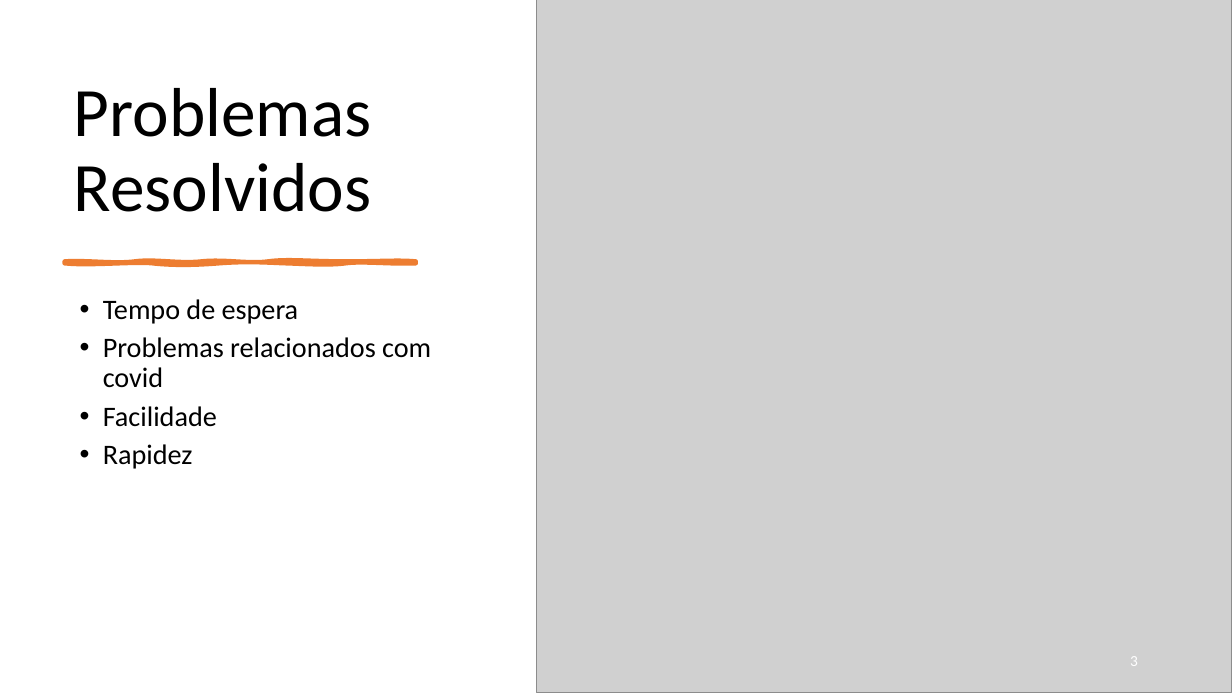
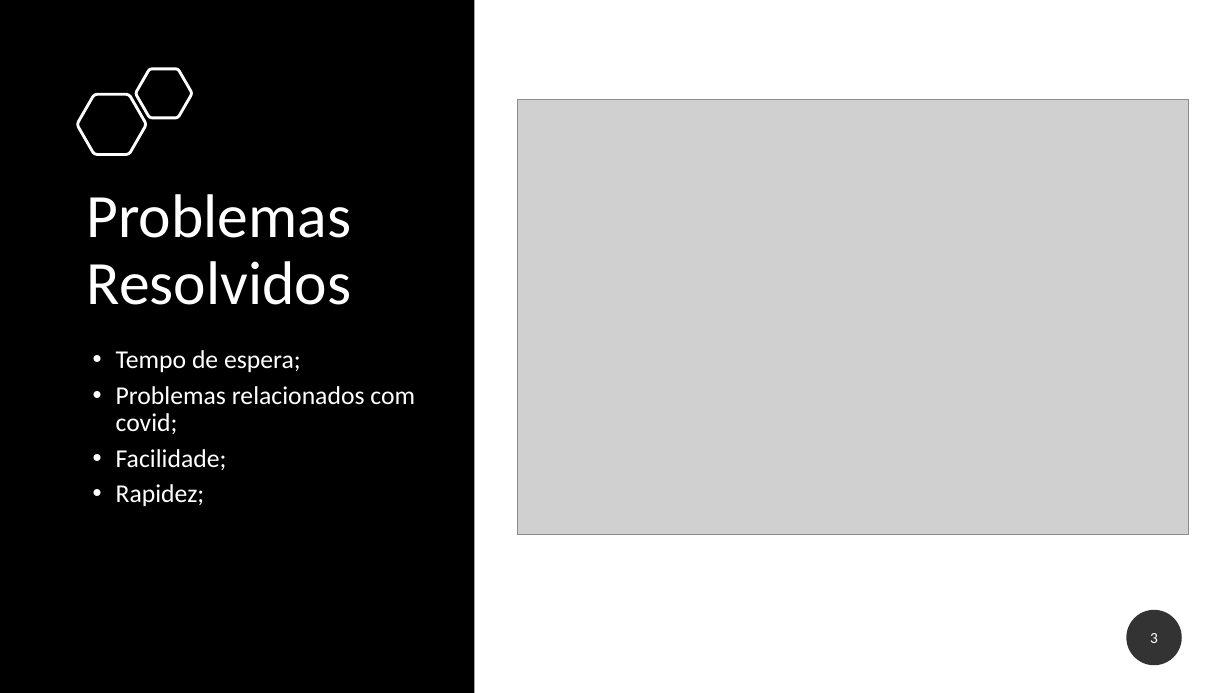
Before and after one commit to razorlace13/projeto21-22, a slide deck: slide 3 of documentos/ApresentacaoFinal.pptx. Drawn at 1232x693 pixels with LibreOffice and Linux fonts; fonts in the diff are those of the drawing; grey boxes stand for pictures. Boxes give left, top, right and bottom in pixels: in the first picture for what was removed or moved away, otherwise in the second. Text is boxed around its words. In the diff, an @@ line names an element or a change of style, - is before the commit and + after.

```diff
--- a/documentos/ApresentacaoFinal.pptx
+++ b/documentos/ApresentacaoFinal.pptx
@@ rectangle added at box(0, 0, 474, 693), fill #000000 @@
@@ freeform shape added at box(136, 69, 191, 118), outline #FFFFFF 2.25 pt @@
@@ freeform shape added at box(78, 94, 146, 154), outline #FFFFFF 2.25 pt @@
@@ picture: place and size @@
-picture at box(537, 0, 1232, 693)
+picture at box(518, 100, 1189, 535)
@@ title "Problemas Resolvidos": place and size @@
-title "Problemas Resolvidos" at box(74, 88, 372, 212)
+title "Problemas Resolvidos" at box(87, 194, 351, 305)
@@ title "Problemas Resolvidos" at box(87, 194, 351, 305): size 54 to 48 pt, text colour #000000 to #FFFFFF; vertical alignment bottom to top @@
@@ freeform shape removed at box(65, 262, 416, 263) @@
@@ text at box(116, 350, 415, 506): text changed; size 22 to 20 pt; text colour #000000 to #FFFFFF @@
-• Tempo de espera
-• Problemas relacionados com covid
-• Facilidade
-• Rapidez
+• Tempo de espera;
+• Problemas relacionados com covid;
+• Facilidade;
+• Rapidez;
@@ page number: place and size @@
-page number at box(1130, 656, 1138, 666)
+page number at box(1127, 610, 1182, 665)
@@ page number at box(1127, 610, 1182, 665): alignment right to centre; fill none to #000000 at 80% opacity @@
```
Also in this commit, not shown: 1 other slide changed.
